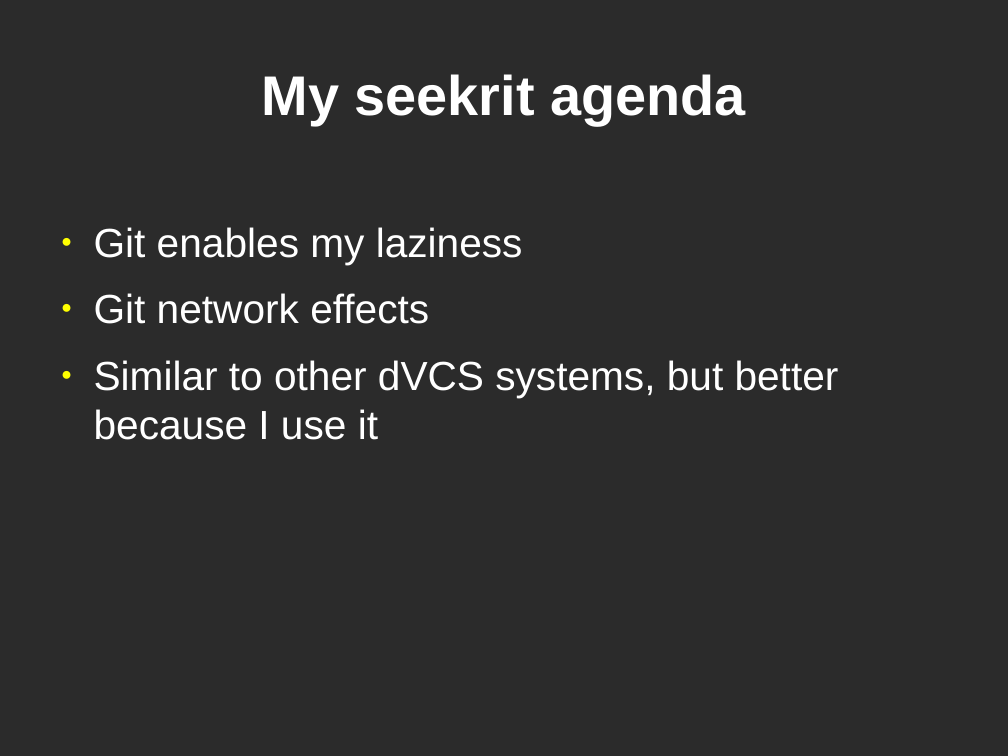
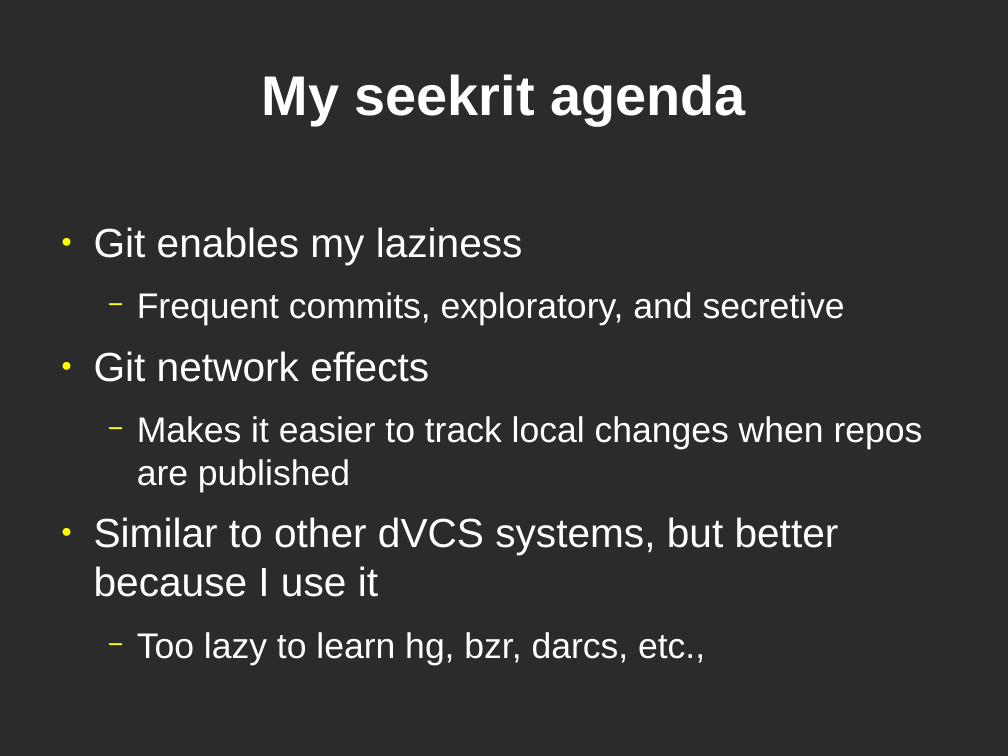
Before and after one commit to bjc/dvcs-git-slides, a slide deck: slide 26 of git.odp. Drawn at 1008x756 pixels with LibreOffice and Linux fonts; fonts in the diff are those of the drawing; background and template pictures are left out; a plain dark background stands for a picture behind light text. Boxes give left, top, right and bottom in pixels: in the first picture for what was removed or moved away, otherwise in the second. Text is boxed around its words. In the diff, an @@ line names an element or a change of style, - is before the commit and + after.

```diff
--- a/git.odp
+++ b/git.odp
@@ text at (x1=137, y1=292, x2=845, y2=326): paragraph added @@
+  − Frequent commits, exploratory, and secretive
@@ text at (x1=137, y1=416, x2=923, y2=492): paragraph added @@
+  − Makes it easier to track local changes when repos are published
@@ text at (x1=137, y1=632, x2=705, y2=665): paragraph added @@
+  − Too lazy to learn hg, bzr, darcs, etc.,
```
